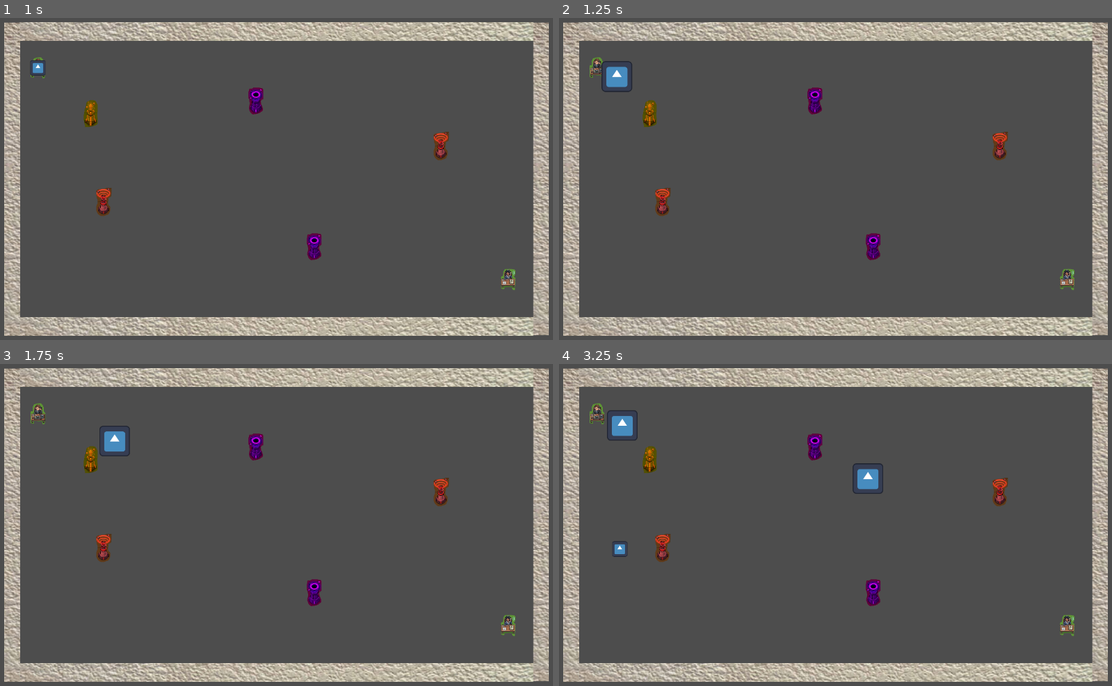
Above: before the commit, frames 1-4 (two rows, left to right).
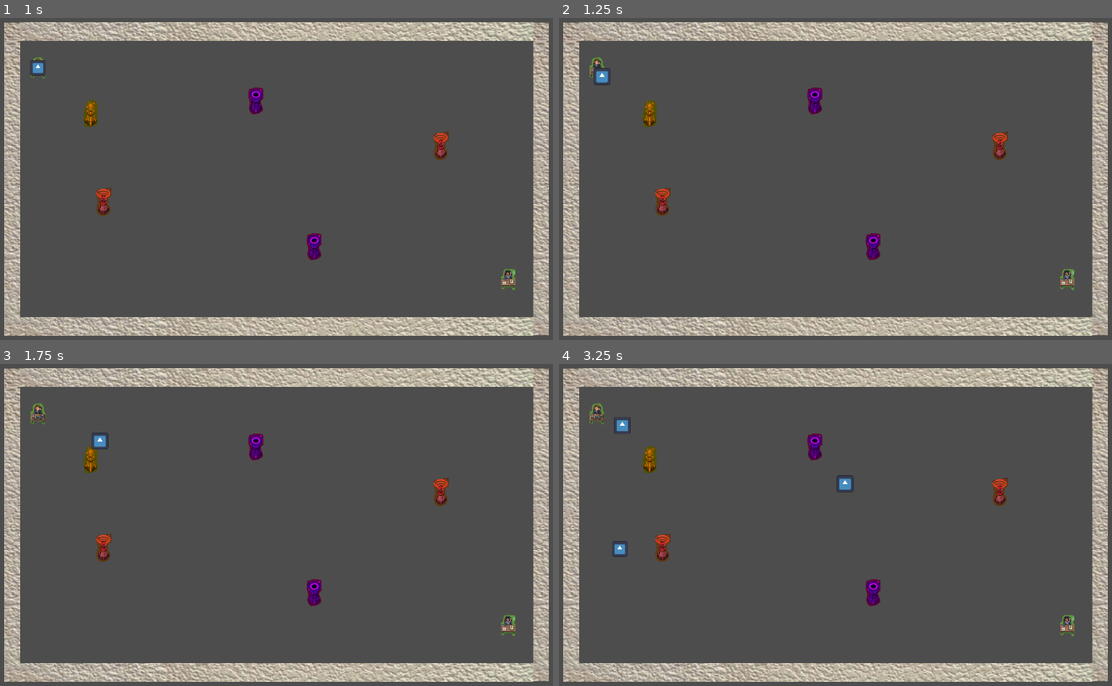
Above: after the commit, the same moments.

Repository: ryupold/ld59
Game: Godot game, scene res://scenes/test_sender.tscn
Same seed, same stepped clock (60 frames per second), same inputs: the game is played once before the commit and once after it. The engine's default icon, where the game draws it, is replaced by a stand-in: a white triangle on a blue panel in a dark square.
Inputs:
- Up to frame 1 (1 s): tap Enter at 0.5 s
- Up to frame 2 (1.25 s): no input
- Up to frame 3 (1.75 s): no input
- Up to frame 4 (3.25 s): no input

Frame 1 is identical in both runs. In frame 2, 0.4% of the frame differs, in the area x 6-14%, y 13-24%; in frame 3, 0.4%; in frame 4, 0.7%, in the area x 8-59%, y 14-41%.

Commit message:
Change Growth to start with 1 and increase by 0.1 every time

Diff:
--- a/ld59-game/entities/packet/packet.gd
+++ b/ld59-game/entities/packet/packet.gd
@@ -3,9 +3,10 @@
 class_name Packet
 
 @export_category("Properties")
-@export var ttl: int = 5;
-@export var payload: int = 1;
-@export var degradation: int;
+@export var ttl: int = 5
+@export var payload: int = 1
+@export var degradation: int
+@export var growthModifier := 0.1
 
 func _ready() -> void:
 	body_entered.connect(onCollision)
@@ -18,7 +19,7 @@
 
 func increasePayload() -> void:
 	payload += 1
-	var newScale := (Vector2.ONE * payload)
+	var newScale := Vector2.ONE * (1 + (payload-1) * growthModifier)
 	for child in get_children():
 		if child is Node2D:
 			child.scale = newScale
